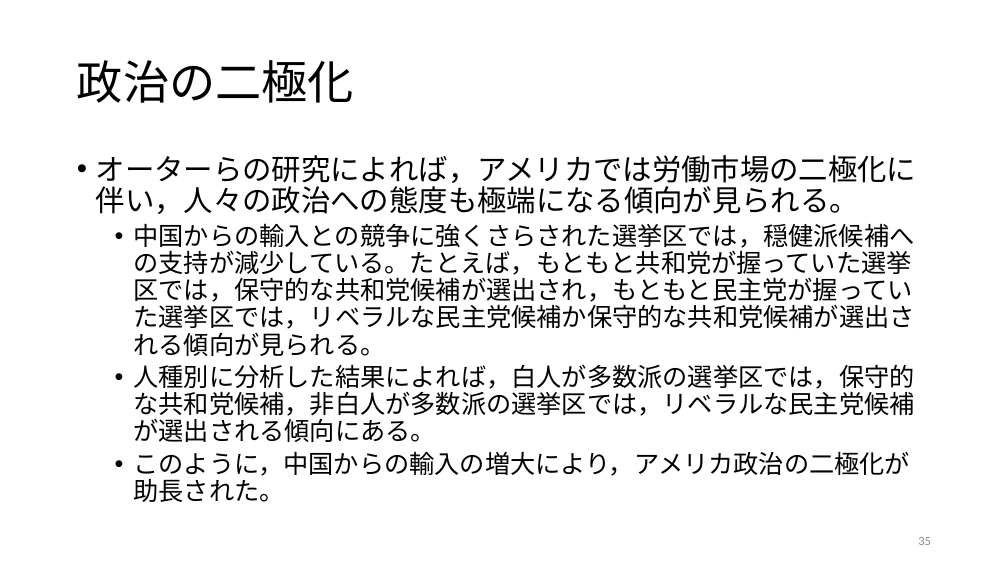
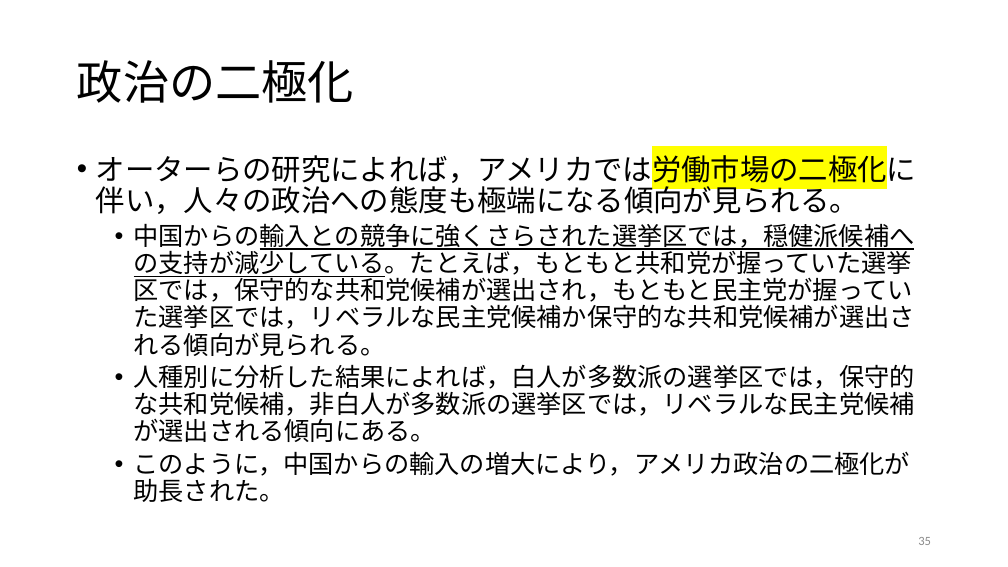
Before and after one commit to ayumu-tanaka/mof2025, a slide deck: slide 35 of slides/11グローバル化と格差.pptx. Drawn at 1008x567 pixels with LibreOffice and Linux fonts; fonts in the diff are those of the drawing. Boxes give left, top, right and bottom in pixels: in the first picture for what was removed or moved away, otherwise in the second. Text is boxed around its words. In the diff, an @@ line names an element or a change of style, - is before the commit and + after.

```diff
--- a/slides/11グローバル化と格差.pptx
+++ b/slides/11グローバル化と格差.pptx
@@ text at (96, 150, 917, 356): highlight none to #FFFF00 in "オーターらの研究によれば，アメリカでは労働市場の二極化に伴い，人々の政治への態度も極端になる傾向が見られる。"; underline on in "中国からの輸入との競争に強くさらされた選挙区では，穏健派候補への支持が減少している。たとえば，もともと共和党が握っていた ..." @@
```
Also in this commit, not shown: 6 other slides changed, 1 other file.
